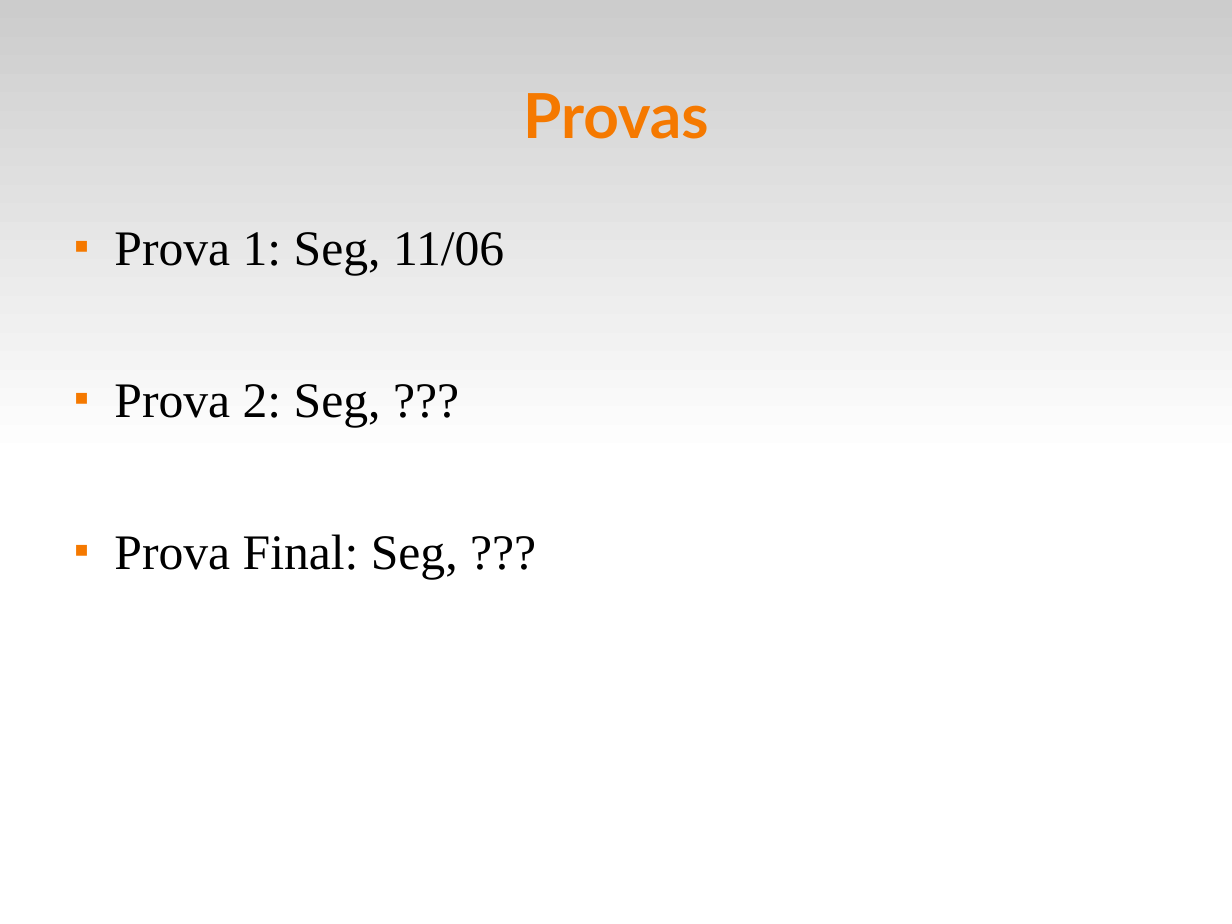
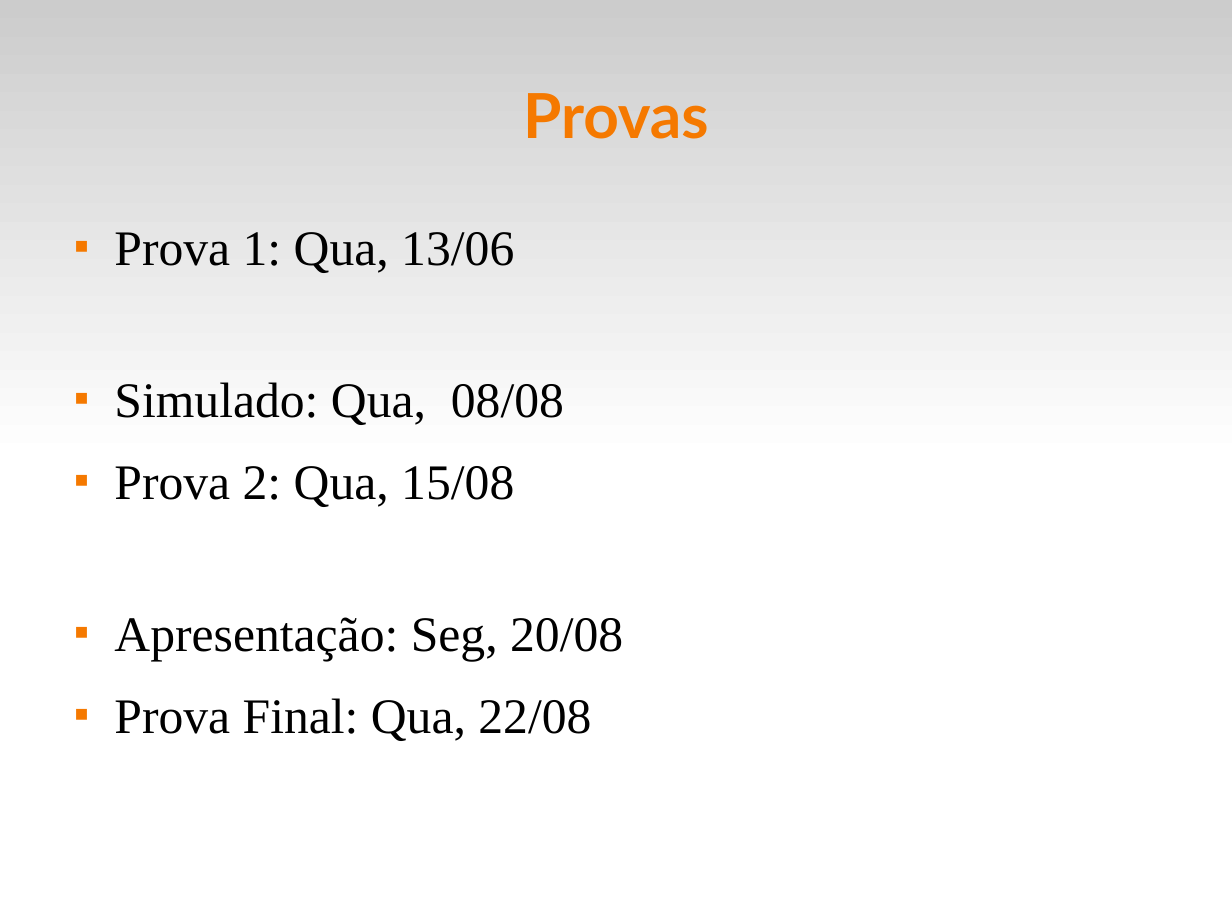
Before and after one commit to fsantanna-uerj/LP1, a slide deck: slide 7 of Slides/lp1-00-intro.odp. Drawn at 1232x924 pixels with LibreOffice and Linux fonts; fonts in the diff are those of the drawing. Boxes give left, top, right and bottom in pixels: in the first picture for what was removed or moved away, otherwise in the second. Text is boxed around its words. In the diff, an @@ line names an element or a change of style, - is before the commit and + after.

```diff
--- a/Slides/lp1-00-intro.odp
+++ b/Slides/lp1-00-intro.odp
@@ text at (114, 232, 623, 741): text changed @@
-■ Prova 1: Seg, 11/06
-■ Prova 2: Seg, ???
-■ Prova Final: Seg, ???
+■ Prova 1: Qua, 13/06
+■ Simulado: Qua, 08/08
+■ Prova 2: Qua, 15/08
+■ Apresentação: Seg, 20/08
+■ Prova Final: Qua, 22/08
```
Also in this commit, not shown: 1 other file.
